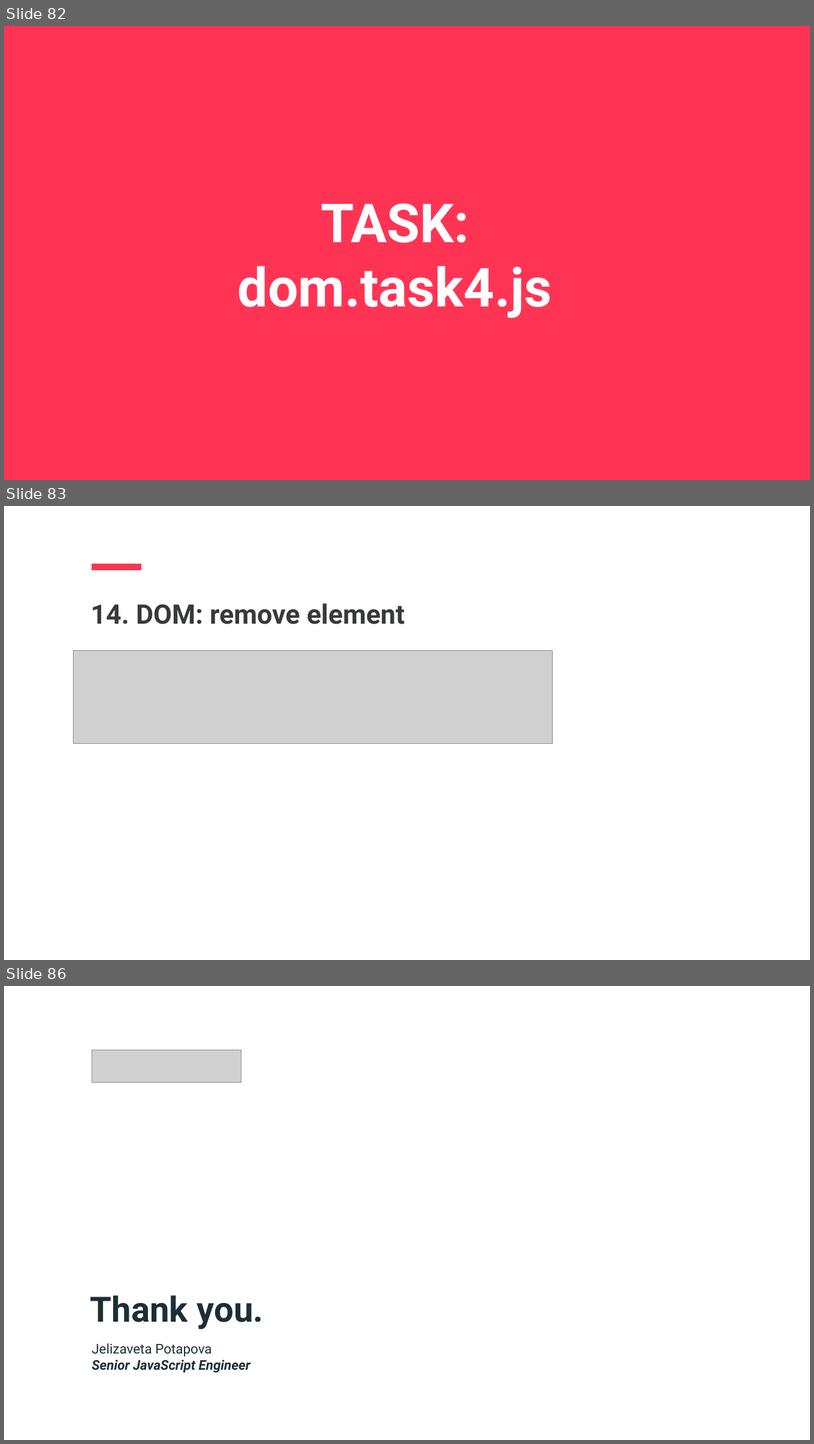
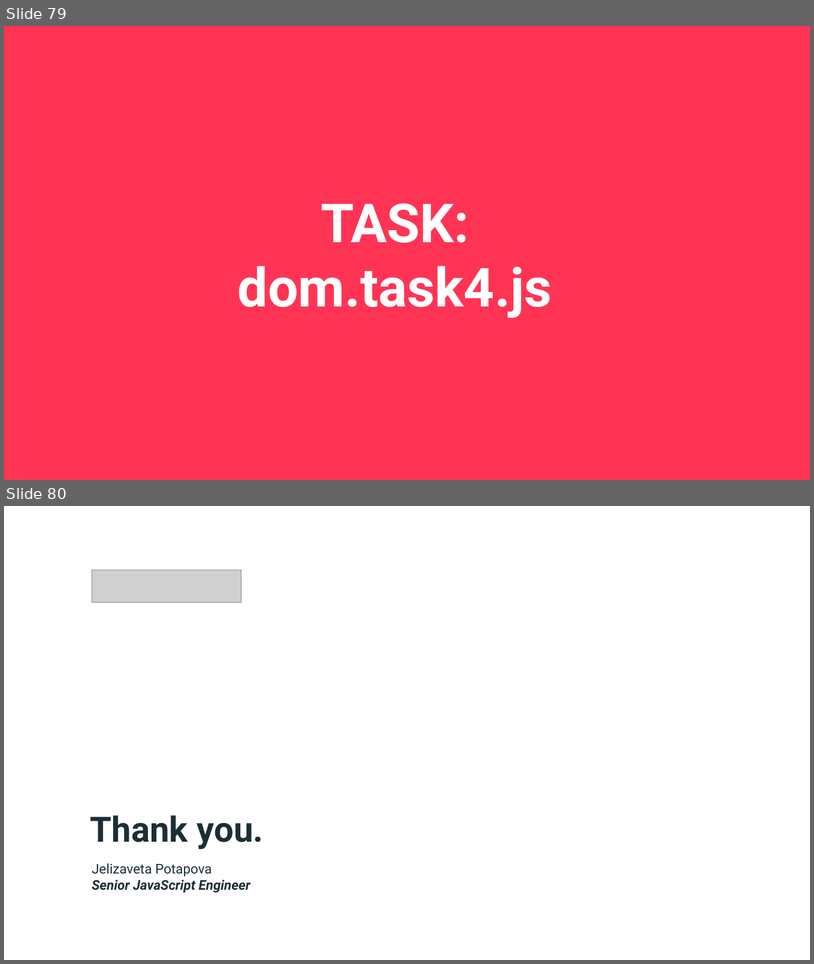
Before and after one commit to jpotapova/js-lecture-1, a slide deck: slides-full.pptx. Shown one above the other, each under a label of ours: slides 82, 83 and 86 before the commit, slides 79 and 80 after it; the slides between them are not shown. The pictures are 814x1444 and 814x964 pixels, drawn with LibreOffice and Linux fonts; fonts in the diff are those of the drawing; grey boxes stand for pictures. Boxes give left, top, right and bottom in pixels: in the first picture for what was removed or moved away, otherwise in the second. Text is boxed around its words. In the diff, an @@ line names an element or a change of style, - is before the commit and + after.

```diff
--- a/slides-full.pptx
+++ b/slides-full.pptx
@@ slide 83 removed at [4,506,810,960], background #FFFFFF @@
@@ line removed from (92, 567) to (141, 567) @@
@@ text removed at [91,603,405,624] @@
-14. DOM: remove element
@@ picture removed at [73,650,552,743] @@
@@ what was slide 82 is now slide 79 @@
@@ what was slide 86 is now slide 80 @@
```
Also in this commit, not shown: 7 slides changed, 5 other slides removed, 13 other files.
